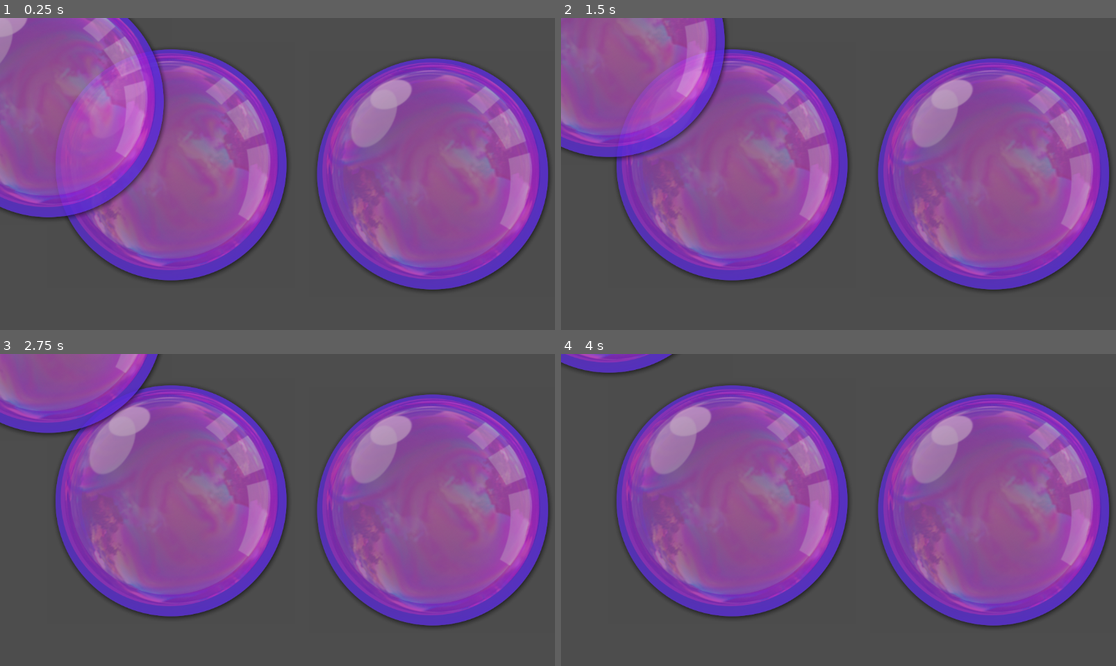
Above: before the commit, frames 1-4 (two rows, left to right).
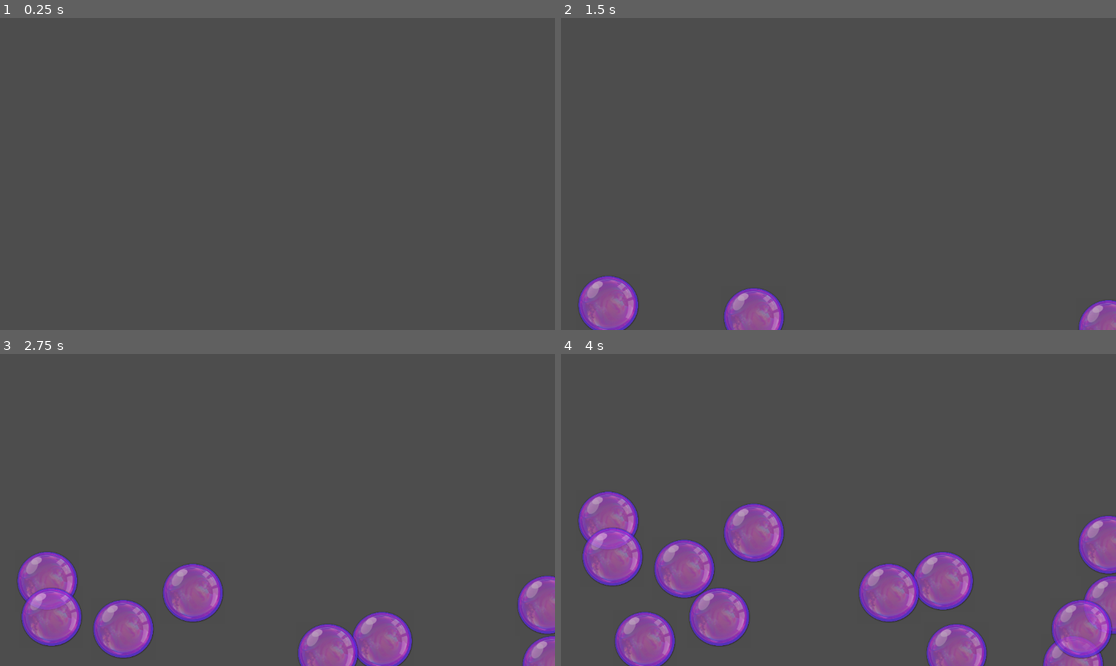
Above: after the commit, the same moments.

Repository: iluvsugargliders/bubble-pop
Game: Godot game, scene res://Main/Main.tscn
The game is run twice, just before and just after one commit, with the same random seed, the same clock (stepped at 60 frames per second) and the same inputs.
Inputs:
- Up to frame 1 (0.25 s): no input
- Up to frame 2 (1.5 s): no input
- Up to frame 3 (2.75 s): no input
- Up to frame 4 (4 s): no input

The runs differ from the first frame. In frame 1, 59% of the frame differs, in the area x 0-99%, y 0-88%; in frame 2, 60%; in frame 3, 63%, in the area x 0-100%, y 0-100%; in frame 4, 58%.

Commit message:
random bubbles.

Diff:
--- a/Code/Bubble/bubble.tscn
+++ b/Code/Bubble/bubble.tscn
@@ -7,5 +7,6 @@
 script = ExtResource("1_5e0gk")
 
 [node name="Sprite2D" type="Sprite2D" parent="."]
-position = Vector2(0, -1)
+position = Vector2(1, -2)
+scale = Vector2(0.257813, 0.24996)
 texture = ExtResource("1_awtxk")
--- a/Code/Main/Main.tscn
+++ b/Code/Main/Main.tscn
@@ -1,15 +1,9 @@
-[gd_scene load_steps=3 format=3 uid="uid://cd5nxssueqosr"]
+[gd_scene load_steps=2 format=3 uid="uid://cd5nxssueqosr"]
 
 [ext_resource type="Script" path="res://Main/main.gd" id="1_gjxk0"]
-[ext_resource type="Texture2D" uid="uid://brsy70u843wyn" path="res://Textures/bubble.png" id="2_mnuua"]
 
 [node name="Main" type="Node"]
 script = ExtResource("1_gjxk0")
 
-[node name="Bubble" type="Sprite2D" parent="."]
-position = Vector2(355, 305)
-texture = ExtResource("2_mnuua")
-
-[node name="Bubble2" type="Sprite2D" parent="."]
-position = Vector2(898, 324)
-texture = ExtResource("2_mnuua")
+[node name="Timer" type="Timer" parent="."]
+autostart = true
--- a/Code/Main/main.gd
+++ b/Code/Main/main.gd
@@ -2,10 +2,18 @@
 class_name Main
 
 const BUBBLE = preload("res://Bubble/bubble.tscn")
+@onready var timer: Timer = $Timer
+
+func _ready() -> void:
+	#SpawnBubble()
+	timer.timeout.connect(OnTimedOut)
+	timer.wait_time = 0.25
+
+func OnTimedOut():
+	SpawnBubble()
+
 
 func SpawnBubble():
 	var bubble_instance = BUBBLE.instantiate()
-	bubble_instance.position = Vector2(100, 200)
+	bubble_instance.position = Vector2(randf_range(0,get_viewport().size.x), get_viewport().size.y)
 	add_child(bubble_instance)
-func _ready() -> void:
-	SpawnBubble()
